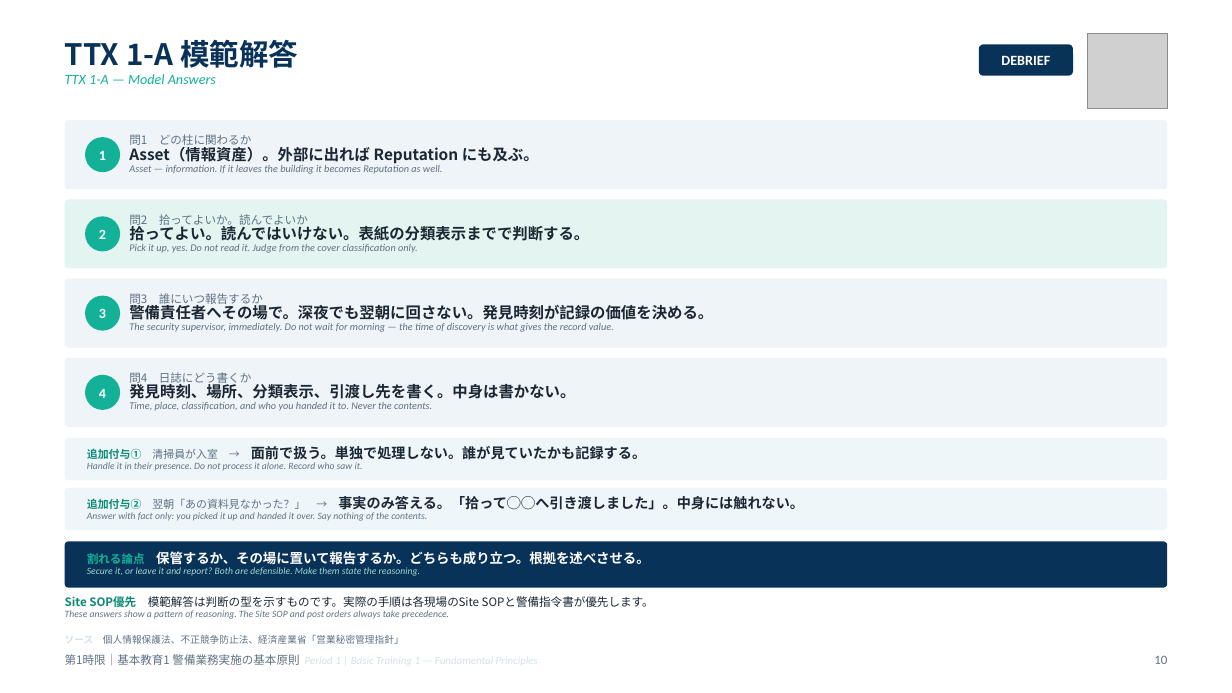
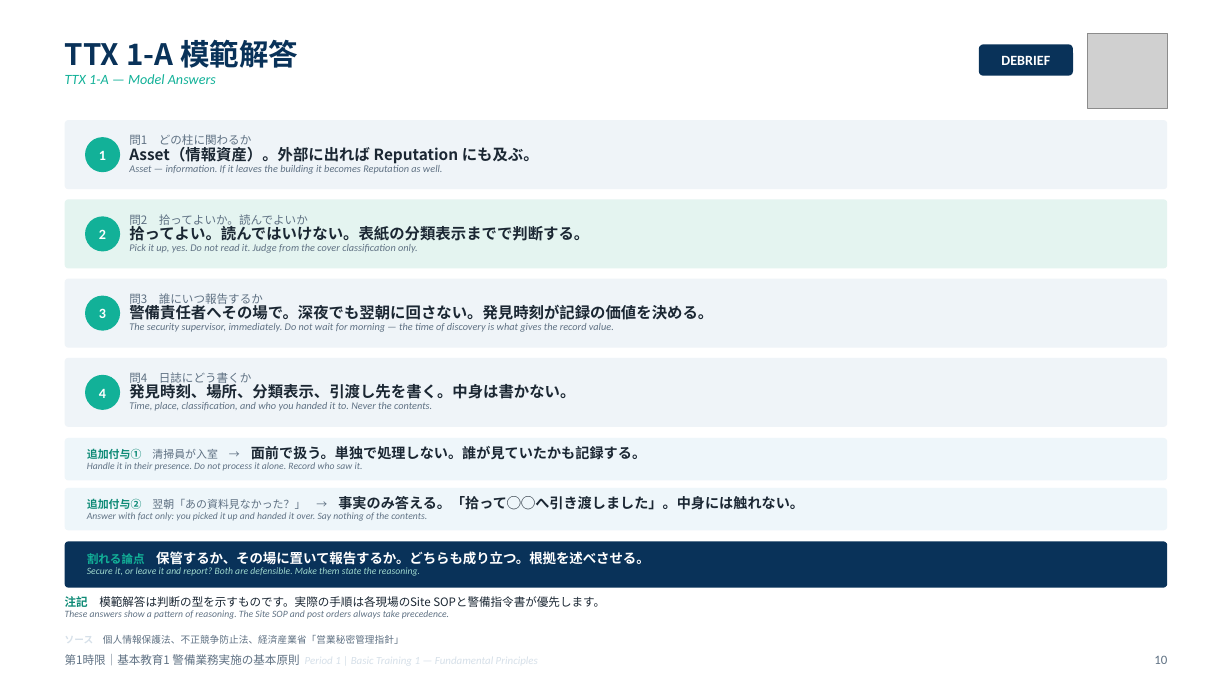
Before and after one commit to hrsmhiroshi-cpu/Training-, a slide deck: slide 10 of decks/01_1限_基本原則.pptx. Drawn at 1232x693 pixels with LibreOffice and Linux fonts; fonts in the diff are those of the drawing; grey boxes stand for pictures. Boxes give left, top, right and bottom in pixels: in the first picture for what was removed or moved away, otherwise in the second. Text is boxed around its words. In the diff, an @@ line names an element or a change of style, - is before the commit and + after.

```diff
--- a/decks/01_1限_基本原則.pptx
+++ b/decks/01_1限_基本原則.pptx
@@ text at [65, 596, 605, 607]: text changed @@
-Site SOP優先 模範解答は判断の型を示すものです。実際の手順は各現場のSite SOPと警備指令書が優先します。
+注記 模範解答は判断の型を示すものです。実際の手順は各現場のSite SOPと警備指令書が優先します。
```
Also in this commit, not shown: 3 other slides changed, 11 other files.
